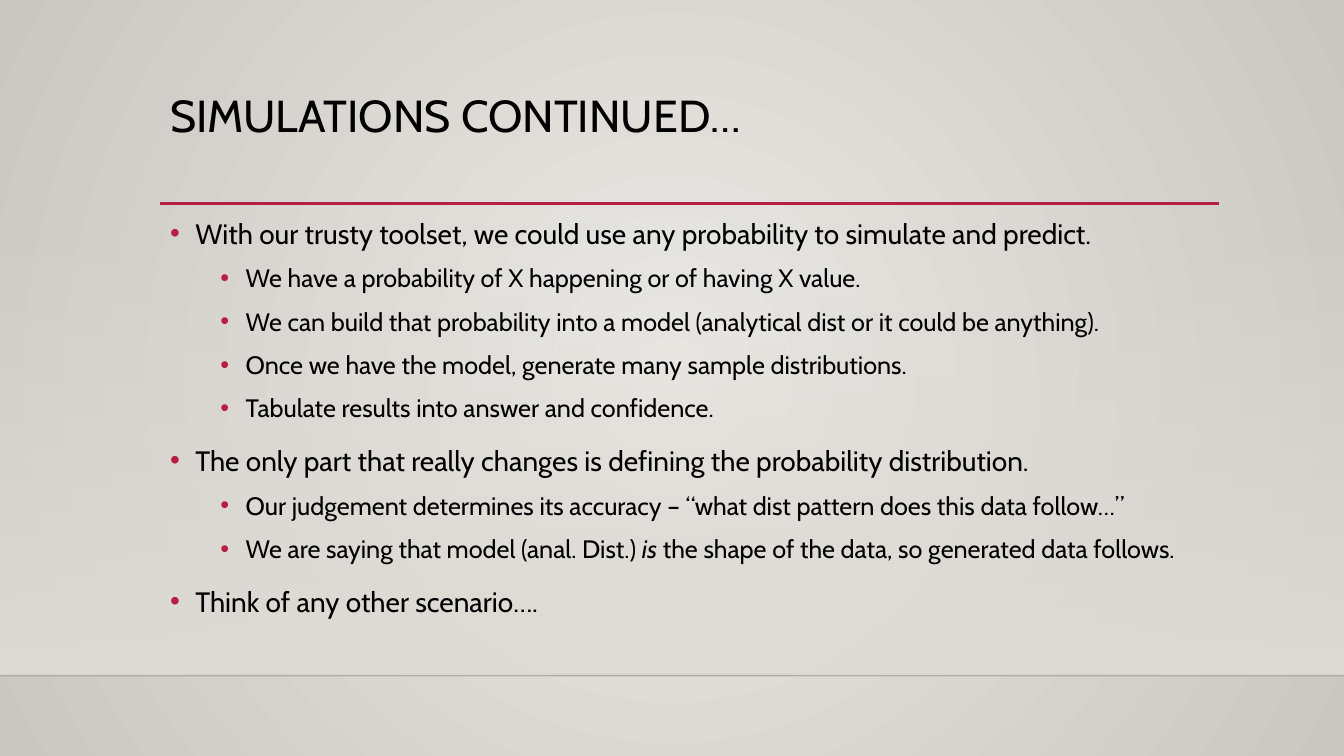
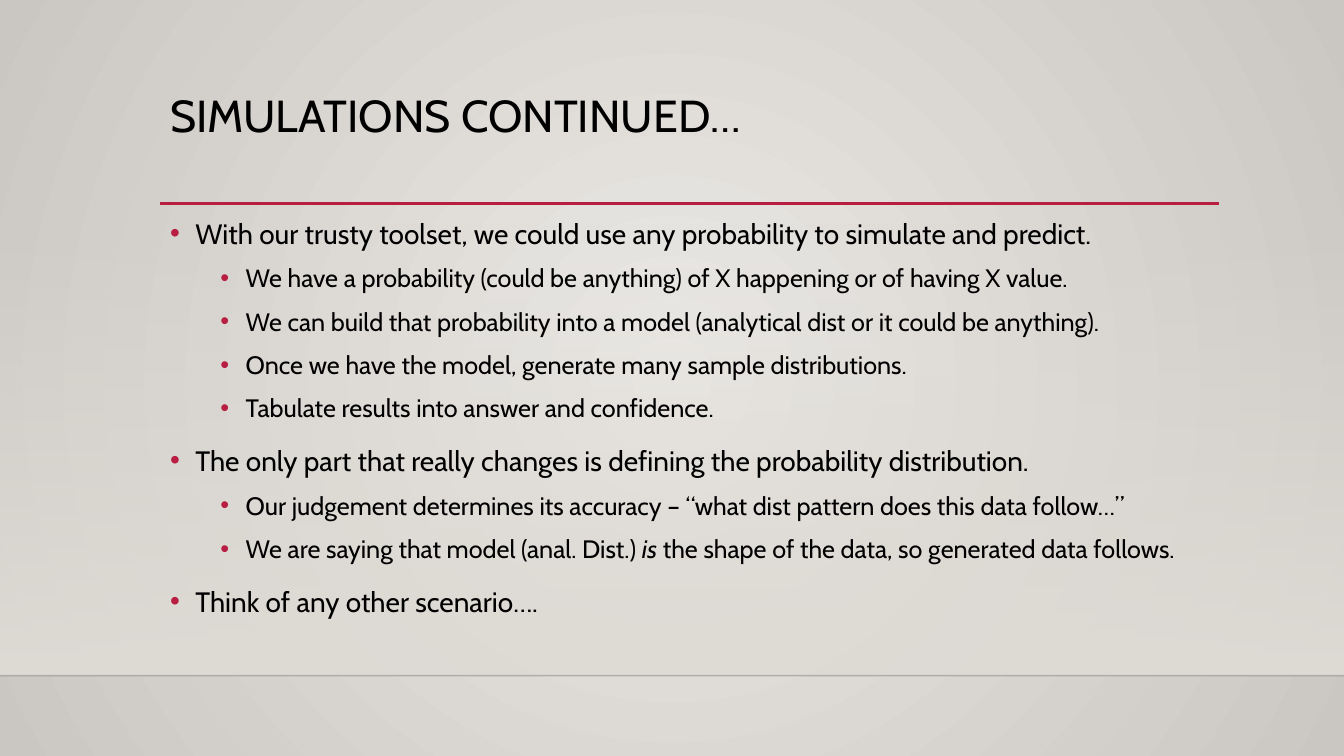
Before and after one commit to AkeemSemperDataScience/Basic_Stats_in_Python_Student_Repository, a slide deck: slide 32 of reference_material/slides/016_Sampling_Estimation.pptx (slide 31 before the commit). Drawn at 1344x756 pixels with LibreOffice and Linux fonts; fonts in the diff are those of the drawing; background and template pictures are left out. Boxes give left, top, right and bottom in pixels: in the first picture for what was removed or moved away, otherwise in the second. Text is boxed around its words. In the diff, an @@ line names an element or a change of style, - is before the commit and + after.

```diff
--- a/reference_material/slides/016_Sampling_Estimation.pptx
+++ b/reference_material/slides/016_Sampling_Estimation.pptx
@@ text at (x1=246, y1=268, x2=1068, y2=294): text changed @@
-  • We have a probability of X happening or of having X value.
+  • We have a probability (could be anything) of X happening or of having X value.
```
Also in this commit, not shown: 4 other slides changed, 1 slide added, 5 other files.
